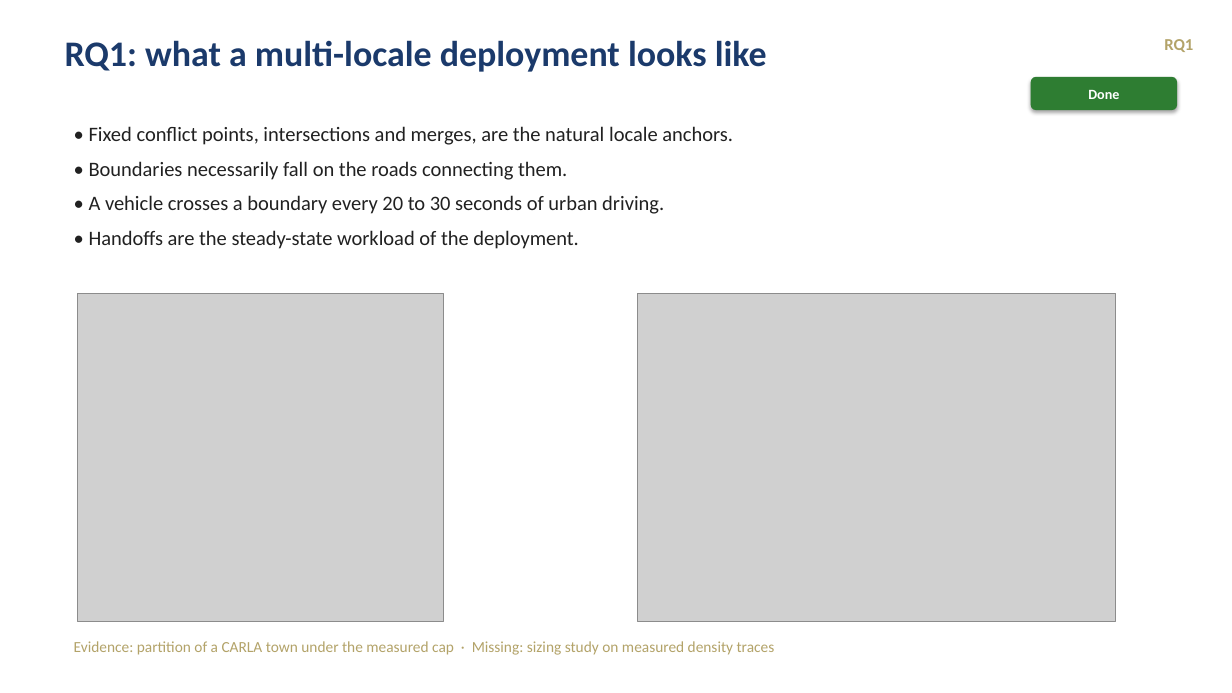
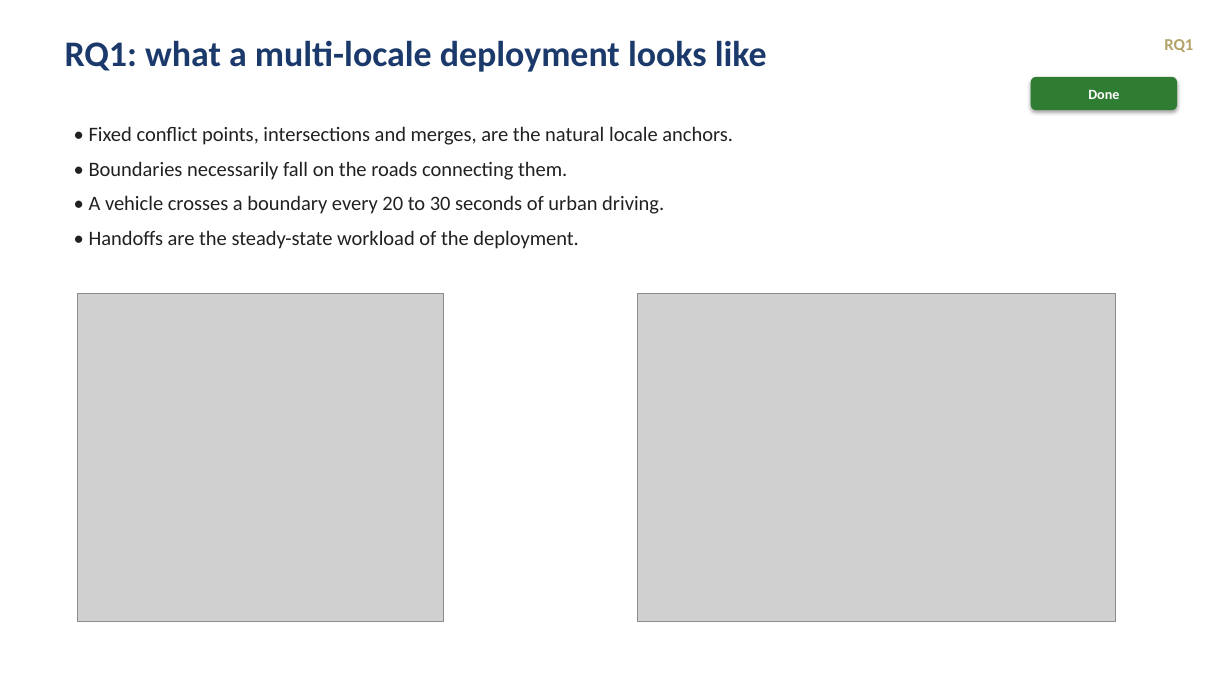
Before and after one commit to tlandle/eCAV, a slide deck: slide 5 of docs/kb/decks/khonsu_story_2026-09-04.pptx. Drawn at 1232x693 pixels with LibreOffice and Linux fonts; fonts in the diff are those of the drawing; grey boxes stand for pictures. Boxes give left, top, right and bottom in pixels: in the first picture for what was removed or moved away, otherwise in the second. Text is boxed around its words. In the diff, an @@ line names an element or a change of style, - is before the commit and + after.

```diff
--- a/docs/kb/decks/khonsu_story_2026-09-04.pptx
+++ b/docs/kb/decks/khonsu_story_2026-09-04.pptx
@@ text removed at [74,641,775,655] @@
-Evidence: partition of a CARLA town under the measured cap · Missing: sizing study on measured density traces
```
Also in this commit, not shown: 2 other slides changed.
